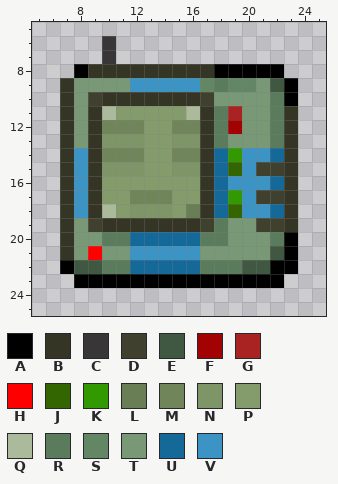
File history of a pixel-art sprite, Resources/Textures/Objects/Devices/pda.rsi/pda-ntr.png. This is how it looked before the edit.
The file is 32x32 pixels. Colours within 5 levels of each other are drawn and written as one. Shown: x 5..25, y 5..25.
Palette (. is transparent): A #000000  B #353526  C #383636  D #40402f  E #405741  F #a20202  G #a92323  H #ff0000  J #336600  K #339900  L #6a7e56  M #70855a  N #7e9667  P #849b6c  Q #aaba9a  R #5a7c5c  S #638765  T #789876  U #156999  V #3c94c5
The same view after the edit:
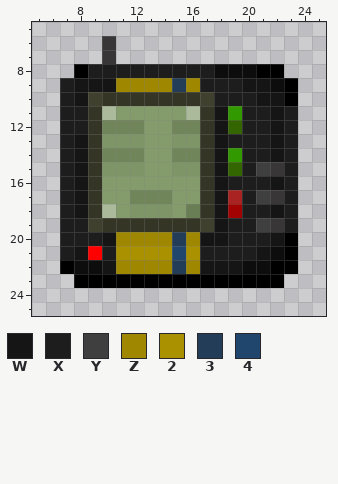
Colours new in this view: W #151515  X #1d1d1d  Y #3f3f3f  Z #9f8700  2 #aa9100  3 #233d58  4 #20466d
From old to new:
@@ palette @@
-E #405741
+E #0d0d0d
@@ x 5..25 @@
  7 .....C...............
- 8 ...ABBBBBBBBBAAAAA...
- 9 ..BTTTTVVVVVSRSSTEA..
-10 ..BTDBBBBBBBDTTTTRA..
-11 ..BTBQPPPPPQBRGTTRB..
-12 ..BTBMMMPPMMBRFTTRB..
-13 ..BTBNNNPPNNBRTTTRB..
-14 ..BVBMMMPPMMBUKVVUB..
-15 ..BVBNNNPPNNBUJVDDB..
-16 ..BVBPPPPPPPBUVVVUB..
-17 ..BVBPPMMMPPBUKVDDB..
-18 ..BVBQPNNNPLBUJVVUB..
-19 ..BTDBBBBBBBDRTTDDB..
-20 ..BTTRRUUUUURRTTTRA..
-21 ..BTHTTVVVVVTTTTTEA..
-22 ..AEERRUUUUURRREEAA..
+ 8 ...AXXXXXXXXXEEEAA...
+ 9 ..XWWWZZZZ3ZXXXWWEA..
+10 ..XWDBBBBBBBDXXXWWA..
+11 ..XXBQPPPPPQBWKXXWX..
+12 ..XXBMMMPPMMBWJXXWX..
+13 ..XWBNNNPPNNBWXXXWX..
+14 ..XWBMMMPPMMBWKXXWX..
+15 ..XWBNNNPPNNBWJXYCX..
+16 ..XWBPPPPPPPBWXXXWX..
+17 ..XWBPPMMMPPBWGXYCX..
+18 ..XWBQPNNNPLBWFXXWX..
+19 ..XXDBBBBBBBDWXXYCX..
+20 ..XXXWZZZZ3ZWWXXXWA..
+21 ..XWHX222242XXXXWEA..
+22 ..AEEWZZZZ3ZWWWEEAA..
 23 ...AAAAAAAAAAAAAAA...
Boxes around the changes in both pictures, in picture pixels (x1, y1, x2, y2):
changed: (60, 64, 298, 274)
